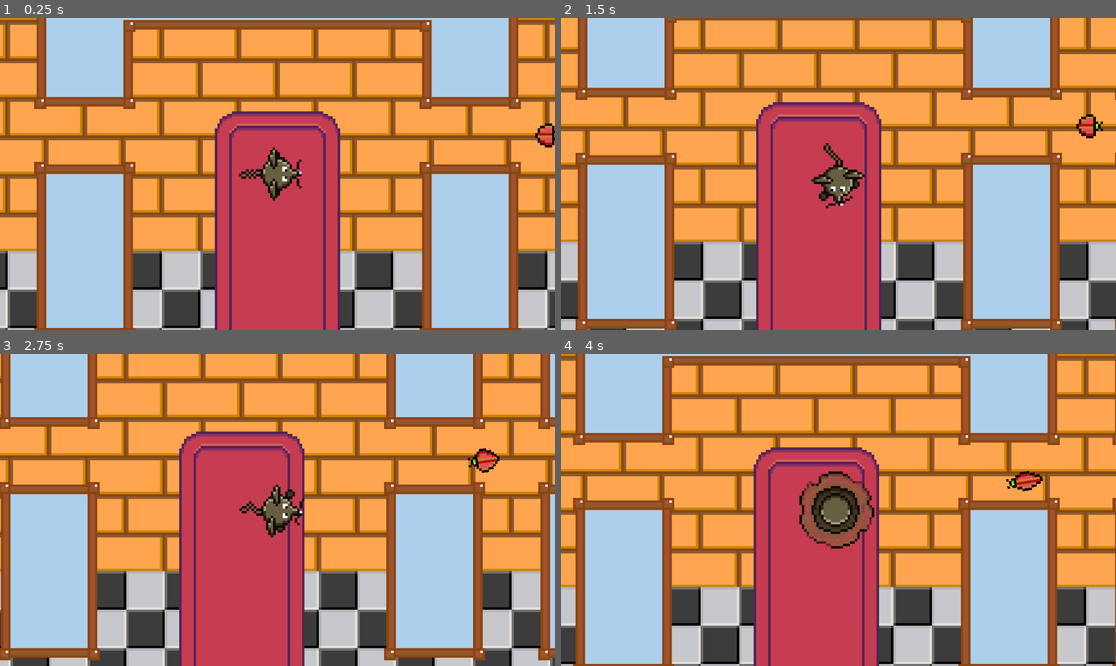
Above: before the commit, frames 1-4 (two rows, left to right).
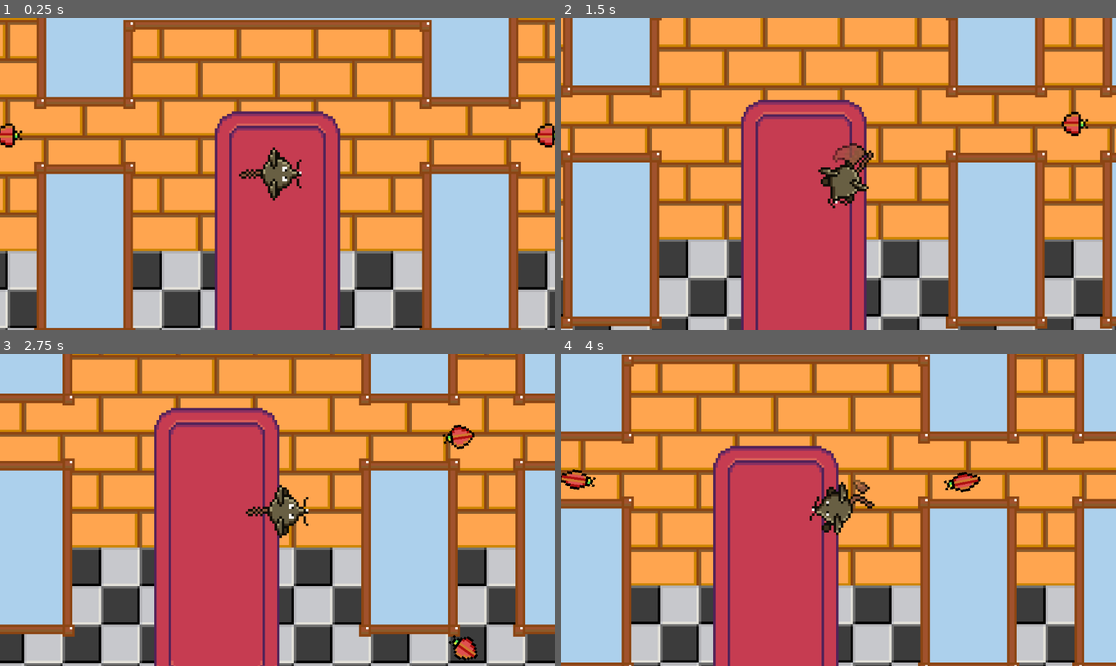
Above: after the commit, the same moments.

Repository: rasmussvala/TDDD23-Cheddar-Chase
Game: Godot game, scene res://scenes/game.tscn
Same seed, same stepped clock (60 frames per second), same inputs: the game is played once before the commit and once after it. This scene is started directly instead of the project's main scene.
Inputs:
- Up to frame 1 (0.25 s): no input
- Up to frame 2 (1.5 s): hold Right (ui_right) 0.53-1.28 s; tap F (ui_attack) at 0.6, 1.35 s; hold Down (ui_down) from 1.28 s (still down)
- Up to frame 3 (2.75 s): release Down (ui_down) at 2.03 s; hold Right (ui_right) from 2.03 s (still down); tap F (ui_attack) at 2.1 s
- Up to frame 4 (4 s): release Right (ui_right) at 2.78 s; hold Up (ui_up) 2.78-3.53 s; tap F (ui_attack) at 2.85, 3.6 s; hold Left (ui_left) from 3.53 s (still down)

The runs differ from the first frame. In frame 1, 0.2% of the frame differs, in the area x 0-5%, y 33-42%; in frame 2, 42%; in frame 3, 60%, in the area x 0-100%, y 0-100%; in frame 4, 58%.

Commit message:
Added Hitboxes and Hurtboxes
Now the player can hurt and kill the bug. More animations and feedback is needed!

Diff:
--- a/scenes/game.tscn
+++ b/scenes/game.tscn
@@ -10,6 +10,15 @@
 
 [node name="TestRoom" parent="Room" instance=ExtResource("1_h25ey")]
 
+[node name="Bug4" parent="." instance=ExtResource("2_yj2lc")]
+position = Vector2(112, 80)
+
+[node name="Bug3" parent="." instance=ExtResource("2_yj2lc")]
+position = Vector2(-112, 80)
+
+[node name="Bug2" parent="." instance=ExtResource("2_yj2lc")]
+position = Vector2(-112, -16)
+
 [node name="Bug" parent="." instance=ExtResource("2_yj2lc")]
 position = Vector2(112, -16)
 
--- /dev/null
+++ b/scenes/test/HitBox.tscn
@@ -0,0 +1,8 @@
+[gd_scene load_steps=2 format=3 uid="uid://bq7xttj67lksf"]
+
+[ext_resource type="Script" path="res://scripts/MyHitBox.gd" id="1_8j50c"]
+
+[node name="HitBox" type="Area2D"]
+collision_layer = 16
+collision_mask = 0
+script = ExtResource("1_8j50c")
--- /dev/null
+++ b/scenes/test/HurtBox.tscn
@@ -0,0 +1,8 @@
+[gd_scene load_steps=2 format=3 uid="uid://cxb8foogagtu4"]
+
+[ext_resource type="Script" path="res://scripts/MyHurtBox.gd" id="1_5uqd8"]
+
+[node name="HurtBox" type="Area2D"]
+collision_layer = 0
+collision_mask = 16
+script = ExtResource("1_5uqd8")
--- a/scenes/test/bug.tscn
+++ b/scenes/test/bug.tscn
@@ -1,7 +1,8 @@
-[gd_scene load_steps=14 format=3 uid="uid://ct4xnrb6ua7pq"]
+[gd_scene load_steps=16 format=3 uid="uid://ct4xnrb6ua7pq"]
 
 [ext_resource type="Script" path="res://scripts/bug.gd" id="1_nut6h"]
 [ext_resource type="Texture2D" uid="uid://brjpccue7ndc3" path="res://assets/enemies/bug/walk.png" id="2_etpq1"]
+[ext_resource type="PackedScene" uid="uid://cxb8foogagtu4" path="res://scenes/test/HurtBox.tscn" id="3_fnqh4"]
 
 [sub_resource type="AtlasTexture" id="AtlasTexture_rebt3"]
 atlas = ExtResource("2_etpq1")
@@ -73,6 +74,9 @@
 [sub_resource type="CircleShape2D" id="CircleShape2D_ehi18"]
 radius = 7.5
 
+[sub_resource type="CircleShape2D" id="CircleShape2D_raih4"]
+radius = 13.0
+
 [node name="Bug" type="CharacterBody2D"]
 collision_layer = 4
 collision_mask = 3
@@ -103,5 +107,11 @@
 one_way_collision_margin = 3.5
 debug_color = Color(0.502437, 0.663305, 0.167264, 0.568627)
 
+[node name="HurtBox" parent="." instance=ExtResource("3_fnqh4")]
+
+[node name="CollisionShape2D" type="CollisionShape2D" parent="HurtBox"]
+shape = SubResource("CircleShape2D_raih4")
+debug_color = Color(1.10701e-06, 0.650037, 0.115694, 0.42)
+
 [connection signal="body_entered" from="detectionArea" to="." method="_on_detection_area_body_entered"]
 [connection signal="body_exited" from="detectionArea" to="." method="_on_detection_area_body_exited"]
--- a/scenes/test/playerCharacter.tscn
+++ b/scenes/test/playerCharacter.tscn
@@ -6,14 +6,7 @@
 [ext_resource type="Texture2D" uid="uid://cuhsqfgqsiwbd" path="res://assets/mouse/attack.png" id="2_kt0ko"]
 [ext_resource type="Texture2D" uid="uid://dlejngkxu8iex" path="res://assets/mouse/walk.png" id="3_nllni"]
 [ext_resource type="Texture2D" uid="uid://c57n7m8rd2p0r" path="res://assets/mouse/obstruct.png" id="3_wj4mi"]
-
-[sub_resource type="AtlasTexture" id="AtlasTexture_8usyx"]
-atlas = ExtResource("2_kt0ko")
-region = Rect2(0, 0, 32, 32)
-
-[sub_resource type="AtlasTexture" id="AtlasTexture_q87t4"]
-atlas = ExtResource("2_kt0ko")
-region = Rect2(32, 0, 32, 32)
+[ext_resource type="PackedScene" uid="uid://bq7xttj67lksf" path="res://scenes/test/HitBox.tscn" id="7_j7bjn"]
 
 [sub_resource type="AtlasTexture" id="AtlasTexture_aml35"]
 atlas = ExtResource("2_kt0ko")
@@ -218,12 +211,6 @@
 [sub_resource type="SpriteFrames" id="SpriteFrames_copu8"]
 animations = [{
 "frames": [{
-"duration": 1.0,
-"texture": SubResource("AtlasTexture_8usyx")
-}, {
-"duration": 1.0,
-"texture": SubResource("AtlasTexture_q87t4")
-}, {
 "duration": 1.0,
 "texture": SubResource("AtlasTexture_aml35")
 }, {
@@ -401,6 +388,9 @@
 
 [sub_resource type="CircleShape2D" id="CircleShape2D_ua4rr"]
 
+[sub_resource type="CircleShape2D" id="CircleShape2D_vktk8"]
+radius = 18.0
+
 [node name="playerCharacter" type="CharacterBody2D"]
 collision_layer = 2
 collision_mask = 5
@@ -419,3 +409,8 @@
 scale = Vector2(0.6, 0.6)
 shape = SubResource("CircleShape2D_ua4rr")
 debug_color = Color(0.924898, 4.43766e-05, 0.678286, 0.42)
+
+[node name="HitBox" parent="." instance=ExtResource("7_j7bjn")]
+
+[node name="CollisionShape2D" type="CollisionShape2D" parent="HitBox"]
+shape = SubResource("CircleShape2D_vktk8")
--- /dev/null
+++ b/scripts/MyHitBox.gd
@@ -0,0 +1,22 @@
+class_name MyHitBox
+extends Area2D
+
+# Export a variable for damage
+@export var damage: int = 1
+
+# Reference to the CollisionShape2D node
+@onready var collision_shape = $CollisionShape2D
+
+func _ready() -> void:
+	# Initialize the hitbox as disabled
+	collision_layer = 5
+	collision_mask = 0
+	disable_hitbox()
+
+# Function to enable the hitbox
+func enable_hitbox() -> void:
+	collision_shape.disabled = false
+
+# Function to disable the hitbox
+func disable_hitbox() -> void:
+	collision_shape.disabled = true
--- /dev/null
+++ b/scripts/MyHurtBox.gd
@@ -0,0 +1,16 @@
+class_name MyHurtBox
+extends Area2D
+
+func _ready() -> void:
+		collision_layer = 0
+		collision_mask = 5
+		connect("area_entered", Callable(self, "_on_area_entered"))
+
+func _on_area_entered(hitbox: MyHitBox) -> void:
+	print("HITBOX ENCOUNTERED")
+
+	if hitbox == null:
+		return
+
+	if owner.has_method("take_damage"):
+		owner.take_damage(hitbox.damage)
--- a/scripts/bug.gd
+++ b/scripts/bug.gd
@@ -7,22 +7,28 @@
 var player = null
 var wander_target = Vector2.ZERO
 var wander_time = 0
-var wander_interval = 3  # Time in seconds before choosing a new wander direction
+var wander_interval = 3
 var pause_time = 0
-var pause_duration = 2  # Time in seconds to pause when losing sight of player
+var pause_duration = 2
+
+var max_health = 2
+var current_health = 2
+var is_dead = false
 
 @onready var animated_sprite_2d: AnimatedSprite2D = $sprite
 @onready var ray_cast: RayCast2D = $detectionRay
 
 func _ready():
-	# Ensure the RayCast2D is set up correctly
 	if not ray_cast:
 		ray_cast = RayCast2D.new()
 		add_child(ray_cast)
 	ray_cast.enabled = true
-	ray_cast.collision_mask = 1  # Adjust this to match your world/obstacle layer
+	ray_cast.collision_mask = 1  # Ensure this is set to the layer of the player
 
 func _physics_process(delta):
+	if is_dead:
+		return
+
 	if player and can_see_player():
 		chase_player()
 		pause_time = 0
@@ -72,4 +78,27 @@
 func _on_detection_area_body_exited(_body):
 	player = null
 	playerChase = false
-	pause_time = 0  # Reset pause timer when player exits detection area
+	pause_time = 0
+
+func take_damage(amount: int):
+	if is_dead:
+		return
+
+	current_health -= amount
+	print("Bug took damage! Current health: ", current_health)
+
+	if current_health <= 0:
+		die()
+	else:
+		# Optionally, play a hurt animation or sound here
+		pass
+
+func die():
+	is_dead = true
+	print("Bug died!")
+	# Play death animation
+	#animated_sprite_2d.play("death")
+	# Wait for the animation to finish
+	#await animated_sprite_2d.animation_finished
+	# Remove the bug from the scene
+	queue_free()
--- a/scripts/player.gd
+++ b/scripts/player.gd
@@ -1,24 +1,26 @@
 extends CharacterBody2D
 
 # Variables for movement
-var speed = 100  # Normal movement speed
-var roll_speed = 210  # Initial speed for rolling
-var roll_duration = 0.5  # Duration of the roll in seconds
-var is_rolling = false  # Boolean to check if the player is rolling
-var roll_timer = 0.0  # Timer to track roll duration
-var is_attacking = false # Boolean to check if the player is attacking
+var speed = 100
+var roll_speed = 210
+var roll_duration = 0.5
+var is_rolling = false
+var roll_timer = 0.0
+var is_attacking = false
+var attack_duration = 0.5  # Duration of the attack animation
 
 # Reference to the playerSprite node
 @onready var sprite = $playerSprite
+@onready var hitbox: MyHitBox = $HitBox
 
 func _ready():
 	# Correct connection to the animation_finished signal using Callable
 	sprite.connect("animation_finished", Callable(self, "_on_animation_finished"))
+	hitbox.disable_hitbox()  # Ensure hitbox is disabled initially
 
 func _process(delta):
 	if is_attacking:
 		# Handle attacking
-		# Wait until the attack animation finishes before setting is_attacking to false
 		if not sprite.is_playing():
 			is_attacking = false
 			# If not rolling, set to idle
@@ -77,6 +79,7 @@
 	if Input.is_action_just_pressed("ui_attack") and !is_rolling:
 		is_attacking = true
 		sprite.play("attack")
+		hitbox.enable_hitbox()  # Enable hitbox at the start of the attack
 
 	# Play obstruct animation if there is a collision and not rolling
 	if is_colliding() and !is_rolling and !is_attacking:
@@ -91,7 +94,13 @@
 	return false  # No collision detected
 
 # Animation finished callback
-func _on_animation_finished():
+func _on_animation_finished() -> void:
 	if is_rolling:
 		is_rolling = false  # Ensure rolling is set to false when the animation finishes
 		sprite.play("walk")  # Return to walk animation after rolling ends
+	elif is_attacking:
+		is_attacking = false
+		hitbox.disable_hitbox()
+		# Ensure idle animation plays when attack is done if not rolling
+		if !is_rolling:
+			sprite.play("idle")
